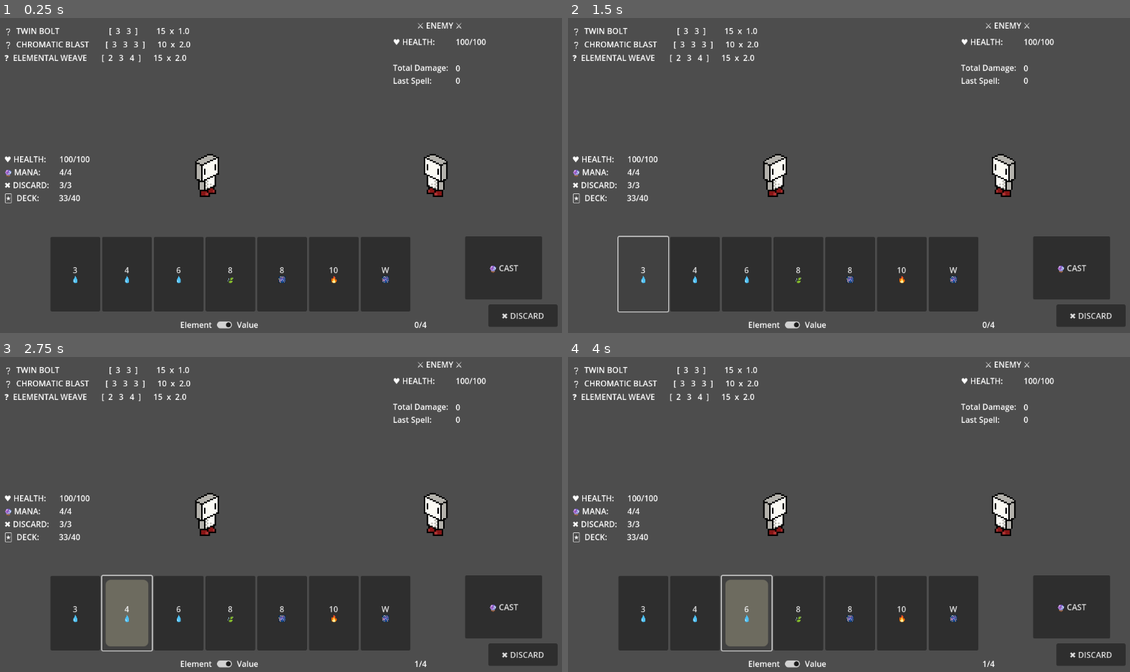
Above: before the commit, frames 1-4 (two rows, left to right).
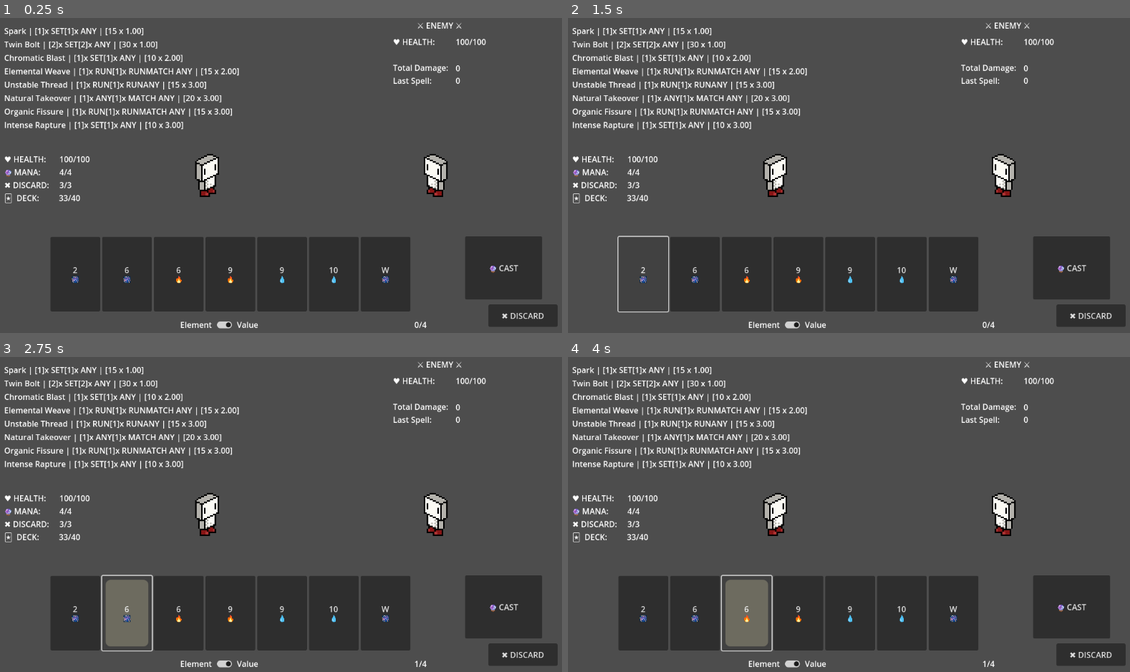
Above: after the commit, the same moments.

Repository: itsdotnickscott/wizard_card_game
Game: Godot game, scene res://scenes/battle.tscn
Same seed, same stepped clock (60 frames per second), same inputs: the game is played once before the commit and once after it.
Inputs (mouse positions are in pixels of both pictures, inside the frame that each line leads up to):
- Up to frame 1 (0.25 s): no input
- Up to frame 2 (1.5 s): click (641, 273) at 0.5 s, where only the run before the commit has a clickable "3 💧"; click (641, 273) at 1.25 s, where only the run after the commit has a clickable "2 🎆"
- Up to frame 3 (2.75 s): click (129, 612) at 2 s, where only the run before the commit has a clickable "4 💧"
- Up to frame 4 (4 s): click (697, 612) at 2.75 s, where only the run after the commit has a clickable "6 🎆"; click (747, 612) at 3.5 s, where only the run before the commit has a clickable "6 💧"

The runs differ from the first frame. In frame 1, 3.2% of the frame differs, in the area x 0-60%, y 3-85%; in frame 2, 3.2%; in frame 3, 3.2%; in frame 4, 3.2%.

Commit message:
reworking analysis class
changing infrastructure to better support future, more complex spells. still a wip but mostly functioning with some bugs

Diff:
--- a/scripts/analysis.gd
+++ b/scripts/analysis.gd
@@ -3,6 +3,7 @@
 
 const LOW_CARD = 2
 const HIGH_CARD = 11
+const HAND_SIZE = 7
 
 
 var spellbook: Array[Spell]
@@ -17,31 +18,304 @@
 ## Prints out details of each spell into the console.
 func analyze_spells() -> void:
 	for spell in spellbook:
-		print_spell_info(spell)
+		print(get_spell_info(spell))
 		calc_dmg_stats(spell)
 		sample_probabilities(spell)
 		print()
 
 
 ## Prints the title and hand composition of a [param spell] onto the console.
-func print_spell_info(spell: Spell) -> void:
-	var subtitle := str(spell.quantity) + " "
-
-	match spell.rank_combo:
+static func get_spell_info(spell: Spell) -> String:
+	var subtitle := str(spell.quantity) + "x "
+
+	for i in range(spell.parts()):
+		match spell.rank_combo[i]:
+			Spell.RankCombo.SET:
+				subtitle += "SET"
+			Spell.RankCombo.RUN:
+				subtitle += "RUN"
+			Spell.RankCombo.ANY:
+				subtitle += "ANY"
+
+		subtitle += " of %d, " % [spell.card_amt]
+
+		match spell.elem_combo[i]:
+			Spell.ElemCombo.ANY:
+				subtitle += "ANY"
+			Spell.ElemCombo.MATCH_ANY:
+				subtitle += "MATCH ANY"
+
+		subtitle += " | "
+
+	subtitle += "[%d x %0.2f]" % [spell.base, spell.multi]
+
+	return spell.name + " | " + subtitle
+
+
+## Given a [param spell], calculate its min, avg, and max damage values.
+func calc_dmg_stats(spell: Spell) -> void:
+	var min_dmg: float = spell.base
+	var avg_dmg: float = spell.base
+	var max_dmg: float = spell.base
+
+	for i in range(spell.parts()):
+		match spell.rank_combo[i]:
+			Spell.RankCombo.SET, Spell.RankCombo.ANY:
+				for j in range(spell.quantity[i]):
+					min_dmg += (LOW_CARD + j) * spell.card_amt[i]
+					avg_dmg += ((LOW_CARD + HIGH_CARD) / 2.0) * spell.card_amt[i]
+					max_dmg += (HIGH_CARD - j) * spell.card_amt[i]
+
+			Spell.RankCombo.RUN:
+				min_dmg += (LOW_CARD + 1) * spell.card_amt[i] * spell.quantity[i]
+
+				var run_avg = func() -> float:
+					var val: float = 0
+					# Calculates main run hands (ie 2 3 4 to 9 10 11)
+					for j in range(HIGH_CARD - LOW_CARD - 1):
+						for k in range(spell.card_amt[i]):
+							val += LOW_CARD + i + j
+
+					# Calculates bridging run (ie 11 2 3)
+					val += HIGH_CARD
+					for j in range(spell.card_amt[i] - 1):
+						val += LOW_CARD + j
+
+					# 9 ways to make a run, avg value of run
+					return val / (HIGH_CARD - LOW_CARD) * spell.quantity[i]
+
+				avg_dmg += run_avg.call()
+				max_dmg += (HIGH_CARD - 1) * spell.card_amt[i] * spell.quantity[i]
+
+	min_dmg *= spell.multi
+	avg_dmg *= spell.multi
+	max_dmg *= spell.multi
+
+	print("min damage: ", min_dmg)
+	print("avg damage: ", avg_dmg)
+	print("max damage: ", max_dmg)
+
+
+## Returns [code][true][/code] if [param card1] and [param card2] are matching the
+## element [param combo].
+static func check_elem_combo(combo: Spell.ElemCombo, card1: Card, card2: Card) -> bool:
+	match combo:
+		Spell.ElemCombo.ANY:
+			return true
+
+		Spell.ElemCombo.MATCH_ANY:
+			return card1.element == card2.element
+
+		_:
+			return false
+
+
+## Returns a [Dictionary] with the amount of each rank in [param hand].
+static func count_ranks(hand: Array[Card]) -> Dictionary:
+	var ranks: Dictionary = {}
+
+	for card in hand:
+		if card.rank not in ranks.keys():
+			ranks[card.rank] = 1
+		else:
+			ranks[card.rank] += 1
+
+	return ranks
+
+
+## Returns a [Dictionary] with the amount of each [member Card.element] in [param hand].
+static func count_elems(hand: Array[Card]) -> Dictionary:
+	var elems: Dictionary = {}
+
+	for card in hand:
+		if card.element not in elems.keys():
+			elems[card.element] = 1
+		else:
+			elems[card.element] += 1
+
+	return elems
+
+
+## Simulates hands and prints the probability the drawn hand matches the given [param spell].
+func sample_probabilities(spell: Spell) -> void:
+	var result = 0
+	var samples = 1000
+
+	for i in range(samples):
+		deck.shuffle()
+		var hand: Array[Card] = []
+		for j in range(HAND_SIZE):
+			hand.append(deck[j])
+
+		if has_valid_spell(spell, hand):
+			result += 1
+
+	print("%d (%0.2f%%)" % [result, float(result) / samples * 100])
+
+
+## Returns [code]true[/code] if the given hand has cards within that can be used to cast the
+## [param spell].
+func has_valid_spell(spell: Spell, hand: Array[Card]) -> bool:
+	sort_cards(hand, true)
+
+	for i in range(spell.parts()):
+		if not has_valid_hand(hand, spell, i):
+			return false
+
+	return true
+
+
+## Returns [code][true][/code] if [Card] objects in [param hand] is able to make a set
+## of [param card_amt].
+func has_valid_hand(hand: Array[Card], spell: Spell, part: int) -> bool:
+	var combos := []
+	match spell.rank_combo[part]:
 		Spell.RankCombo.SET:
-			subtitle += "SET"
+			combos = get_valid_sets(hand, spell, part)
+
 		Spell.RankCombo.RUN:
-			subtitle += "RUN"
-
-	subtitle += " of %d " % [spell.card_amt]
-
-	match spell.elem_combo:
-		Spell.ElemCombo.ANY:
-			subtitle += "ANY"
-		Spell.ElemCombo.MATCH_ANY:
-			subtitle += "MATCH ANY"
-
-	print(spell.name + " | " + subtitle)
+			combos = get_valid_runs(hand, spell, part)
+
+		Spell.RankCombo.ANY when spell.elem_combo[part] == Spell.ElemCombo.MATCH_ANY:
+			combos = get_valid_match_anys(hand, spell, part)
+
+	var count := 0
+	var used := []
+
+	combos.reverse()
+	for combo in combos:
+		var new := true
+		for card in used:
+			if card in combo:
+				new = false
+
+		if new:
+			count += 1
+			used += combo
+
+			if count == spell.quantity[part]:
+				return true
+	return false
+
+
+static func get_valid_sets(hand: Array[Card], spell: Spell, part: int) -> Array:
+	var by_rank := {}
+	for card in hand:
+		if by_rank.has(card.rank):
+			by_rank[card.rank].append(card)
+		else:
+			by_rank[card.rank] = [card]
+
+	var sets := []
+	for cards in by_rank.values():
+		if cards.size() >= spell.card_amt[part]:
+			sets.append(cards)
+
+	var hands := []
+	for s in sets:
+		hands += _get_set_combinations(s, spell.card_amt[part])
+
+	#print(hands)
+	return hands
+
+
+static func get_valid_runs(hand: Array[Card], spell: Spell, part: int) -> Array:
+	var runs := []
+	for card in hand:
+		if runs.size() == 0:
+			runs.append([card])
+
+		else:
+			var added := false
+			for r in runs:
+				# Last card of run is 1 below current card
+				if card.rank == r[-1].rank + 1:
+					if check_elem_combo(spell.elem_combo[part], r[-1], card):
+						r.append(card)
+						added = true
+						break
+
+			if not added:
+				# Check if W and 2 can be bridged first
+				if card.rank == 11:
+					for r in runs:
+						if r[0].rank == 2:
+							if check_elem_combo(spell.elem_combo[part], r[-1], card):
+								r.append(card)
+								break
+						elif r[0].rank > 2:
+							break
+				else:
+					runs.append([card])
+
+	var hands := []
+	for r in runs:
+		if r.size() > spell.card_amt[part]:
+			hands += _get_run_combinations(r, spell.card_amt[part])
+		elif r.size() == spell.card_amt[part]:
+			hands.append(r)
+
+	#print(hands)
+	return hands
+
+
+static func get_valid_match_anys(hand: Array[Card], spell: Spell, part: int) -> Array:
+	var by_elem := {}
+	for card in hand:
+		if by_elem.has(card.element):
+			by_elem[card.element].append(card)
+		else:
+			by_elem[card.element] = [card]
+
+	var sets := []
+	for cards in by_elem.values():
+		if cards.size() >= spell.card_amt[part]:
+			sets.append(cards)
+
+	var hands := []
+	for s in sets:
+		hands += _get_set_combinations(s, spell.card_amt[part])
+
+	#print(hands)
+	return hands
+
+
+static func _get_run_combinations(cards: Array, size: int) -> Array:
+	var combinations := []
+
+	if cards[0].rank == 2 and cards[-1].rank == 11:
+		cards.push_front(cards.pop_back())
+
+	for i in range(cards.size() - size + 1):
+		var smaller_combination := []
+		for j in range(size):
+			smaller_combination.append(cards[j + i])
+
+		combinations.append(smaller_combination)
+
+	return combinations
+
+
+static func _get_set_combinations(cards: Array, size: int) -> Array:
+	# Base cases
+	if size == 0:
+		return [[]]  # Return a 2D array with an empty combination
+	if size > cards.size():
+		return []  # No combinations possible
+
+    # Recursive step: take one card and find combinations of the rest
+	var combinations := []
+
+	for i in range(cards.size()):
+		var card: Card = cards[i]
+		var remaining_cards := cards.slice(i + 1)  # Take cards after the current one
+		var smaller_combinations := _get_set_combinations(remaining_cards, size - 1)
+
+		for combination in smaller_combinations:
+			combinations.append([card] + combination)
+
+	return combinations
+
 
 ## Given an [Array] of [Card] objects, find the spell matching the selection and calculate its
 ## damage value.
@@ -62,155 +336,6 @@
 	return 0
 
 
-## Given a [param spell], calculate its min, avg, and max damage values.
-func calc_dmg_stats(spell: Spell) -> void:
-	var min_dmg: float = spell.base
-	var avg_dmg: float = spell.base
-	var max_dmg: float = spell.base
-
-	if spell.rank_combo == Spell.RankCombo.SET:
-		min_dmg += LOW_CARD * spell.card_amt
-		avg_dmg += ((LOW_CARD + HIGH_CARD) / 2.0) * spell.card_amt
-		max_dmg += HIGH_CARD * spell.card_amt
-
-	elif spell.rank_combo == Spell.RankCombo.RUN:
-		min_dmg += (LOW_CARD + 1) * spell.card_amt
-
-		var run_avg = func() -> float:
-			var val: float = 0
-			# Calculates main run hands (ie 2 3 4 to 9 10 11)
-			for i in range(HIGH_CARD - LOW_CARD - 1):
-				for j in range(spell.card_amt):
-					val += LOW_CARD + i + j
-
-			# Calculates bridging run (ie 11 2 3)
-			val += HIGH_CARD
-			for j in range(spell.card_amt - 1):
-				val += LOW_CARD + j
-
-			# 9 ways to make a run, avg value of run
-			return val / (HIGH_CARD - LOW_CARD)
-
-		avg_dmg += run_avg.call()
-		max_dmg += (HIGH_CARD - 1) * spell.card_amt
-
-	min_dmg *= spell.multi
-	avg_dmg *= spell.multi
-	max_dmg *= spell.multi
-
-	print("min damage: ", min_dmg)
-	print("avg damage: ", avg_dmg)
-	print("max damage: ", max_dmg)
-
-
-## Returns a [Dictionary] with the amount of each rank in [param hand].
-func gather_ranks(hand: Array[Card]) -> Dictionary:
-	var ranks: Dictionary = {}
-
-	for card in hand:
-		if card.rank not in ranks.keys():
-			ranks[card.rank] = 1
-		else:
-			ranks[card.rank] += 1
-
-	return ranks
-
-
-## Returns a [Dictionary] with the amount of each [member Card.element] in [param hand].
-func gather_elems(hand: Array[Card]) -> Dictionary:
-	var elems: Dictionary = {}
-
-	for card in hand:
-		if card.element not in elems.keys():
-			elems[card.element] = 1
-		else:
-			elems[card.element] += 1
-
-	return elems
-
-
-## Simulates hands and prints the probability the drawn hand matches the given [param spell].
-func sample_probabilities(spell: Spell) -> void:
-	var result = 0
-	var samples = 10000
-	for i in range(samples):
-		deck.shuffle()
-		var hand: Array[Card] = [deck[0], deck[1], deck[2], deck[3], deck[4], deck[5], deck[6]]
-		if has_valid_spell(spell, hand):
-			result += 1
-
-	print("%d (%0.2f%%)" % [result, float(result) / samples * 100])
-
-
-## Returns [code]true[/code] if the given hand has cards within that can be used to cast the
-## [param spell].
-func has_valid_spell(spell: Spell, hand: Array[Card]) -> bool:
-	sort_cards(hand, true)
-
-	match spell.rank_combo:
-		Spell.RankCombo.SET:
-			if not has_valid_set(hand, spell.card_amt):
-				return false
-
-		Spell.RankCombo.RUN:
-			if not has_valid_run(hand, spell.card_amt, spell.elem_combo):
-				return false
-
-	return true
-
-
-## Returns [code][true][/code] if [Card] objects in [param hand] is able to make a set
-## of [param card_amt].
-func has_valid_set(hand: Array[Card], card_amt: int) -> bool:
-	for num in gather_ranks(hand).values():
-		if num >= card_amt:
-			#print("true: ", hand)
-			return true
-
-	#print("false: ", hand)
-	return false
-
-
-## Returns [code][true][/code] if [Card] objects in [param hand] is able to make a run
-## of [param card_amt].
-func has_valid_run(hand: Array[Card], card_amt: int, elem_combo: Spell.ElemCombo) -> bool:
-	for i in range(hand.size()):
-		var run = 1
-		var last = hand[i].rank
-
-		for j in range(i+1, hand.size()):
-			if hand[j].rank == last + 1:
-				if not check_elem_combo(elem_combo, hand[i], hand[j]):
-					continue
-
-				run += 1
-				last = hand[j].rank
-
-				if run >= card_amt:
-					#print("true: ", hand)
-					return true
-
-		# Check for W card bridge (W 2 3)
-		if hand[i].rank == 11:
-			run = 1
-			last = 11
-
-			for j in range(hand.size()):
-				if hand[j].rank == last + 1 or (last == 11 and hand[j].rank == 2):
-					if not check_elem_combo(elem_combo, hand[i], hand[j]):
-						continue
-
-					run += 1
-					last = hand[j].rank
-
-					if run >= card_amt:
-						#print("true: ", hand)
-						return true
-
-	#print("false: ", hand)
-	return false
-
-
 ## Sorts [member Player.hand] by [member Card.rank] if [param by_rank] is [code]true[/code].
 ## Otherwise, it sorts it by [member Card.element]. Modifies the existing [Array].
 static func sort_cards(cards: Array[Card], by_rank: bool) -> void:
@@ -234,64 +359,62 @@
 
 ## Returns [code]true[/code] if given [param hand] works for [param spell].
 static func is_valid_spell(spell: Spell, hand: Array[Card]) -> bool:
-	if hand.size() != spell.card_amt:
+	if hand.size() != spell.size():
 		return false
 
 	sort_cards(hand, true)
 
-	match spell.rank_combo:
-		Spell.RankCombo.SET:
-			if not is_valid_set(hand, spell.elem_combo):
-				return false
-
-		Spell.RankCombo.RUN:
-			if not is_valid_run(hand, spell.elem_combo):
-				return false
+	var combos := []
+	for i in range(spell.parts()):
+		var part := []
+		match spell.rank_combo[i]:
+			Spell.RankCombo.SET:
+				part = get_valid_sets(hand, spell, i)
+
+			Spell.RankCombo.RUN:
+				part = get_valid_runs(hand, spell, i)
+
+			Spell.RankCombo.ANY when spell.elem_combo[i] == Spell.ElemCombo.MATCH_ANY:
+				part = get_valid_match_anys(hand, spell, i)
+
+		combos.append(part)
+
+	if get_unique_valid_hand(spell, combos).is_empty():
+		return false
 
 	return true
 
 
-## Returns [code][true][/code] if every [Card] in [param hand] have the same
-## [member Card.rank].
-static func is_valid_set(hand: Array[Card], elem_combo: Spell.ElemCombo) -> bool:
-	for i in range(hand.size() - 1):
-		if hand[i].rank != hand[i + 1].rank:
-			return false
-
-		if not check_elem_combo(elem_combo, hand[i], hand[i + 1]):
-			return false
-
-	return true
-
-
-## Returns [code][true][/code] if every [Card] in [param hand] are in ascending
-## [member Card.rank].
-static func is_valid_run(hand: Array[Card], elem_combo: Spell.ElemCombo) -> bool:
-	for i in range(hand.size() - 1):
-		if hand[i].rank != (hand[i + 1].rank - 1):
-			# Checks for W card bridge (W 2 3)
-			if i == hand.size() - 2 and hand[0].rank == 2 and hand[i + 1].rank == 11:
-				if (not check_elem_combo(elem_combo, hand[i], hand[0]) or
-					not check_elem_combo(elem_combo, hand[i + 1], hand[0])):
-					return false
-				return true
-			return false
-
-		if not check_elem_combo(elem_combo, hand[i], hand[i + 1]):
-			return false
-
-	return true
-
-
-## Returns [code][true][/code] if [param card1] and [param card2] are matching the
-## element [param combo].
-static func check_elem_combo(combo: Spell.ElemCombo, card1: Card, card2: Card) -> bool:
-	match combo:
-		Spell.ElemCombo.ANY:
-			return true
-
-		Spell.ElemCombo.MATCH_ANY:
-			return card1.element == card2.element
-
-		_:
-			return false
+static func get_unique_valid_hand(spell: Spell, combos: Array) -> Array:
+	var combinations := []
+	# A part represents ways to make up one part of the spell given the hand
+	# ie. a 2-pair could represent [[Card(2,0), Card(2,1)], [Card(3,0), Card(3,1)]]
+	for part in combos:
+		var used := []
+		var unique := true
+
+		# A small hand represents certain cards that make up the part in whole
+		# ie. a 2-pair could have small hand [Card(2,0), Card(2,1)]
+		for small_hand in part:
+			for card in small_hand:
+				if card in used:
+					unique = false
+					break
+				used.append(card)
+
+			if not unique:
+				break
+
+		if not unique:
+			return []
+
+		var result = []
+		for small_hand in part:
+			result += small_hand
+		combinations.append(result)
+
+	for combo in combinations:
+		if combo.size() == spell.size():
+			return combo
+
+	return []
--- a/scripts/battle.gd
+++ b/scripts/battle.gd
@@ -31,11 +31,14 @@
 func cast_action(selected_cards: Array[Card]) -> void:
 	var spell := player.cast_cards(selected_cards)
 
-	var dmg := Analysis.calc_dmg(selected_cards, spell)
-	enemy.take_dmg(dmg)
-	total_dmg += dmg
+	if spell == null:
+		print("No spell found!")
+	else:
+		var dmg := Analysis.calc_dmg(selected_cards, spell)
+		enemy.take_dmg(dmg)
+		total_dmg += dmg
 
-	battle_ui.update_enemy_stats(enemy, dmg, total_dmg)
+		battle_ui.update_enemy_stats(enemy, dmg, total_dmg)
 
 	player_turn()
 
--- a/scripts/battle_ui.gd
+++ b/scripts/battle_ui.gd
@@ -7,6 +7,7 @@
 
 
 @onready var player_hand_ui: HBoxContainer = get_node("Hand")
+@onready var player_spell_ui: VBoxContainer = get_node("Spells")
 @onready var sort_toggle: CheckButton = get_node("SortToggle")
 
 
@@ -35,6 +36,7 @@
 ## Refreshes the Battle UI using the information from the [Player].
 func update_display(player: Player, enemy: Enemy) -> void:
 	update_player_hand(player.hand)
+	update_player_spells(player.spellbook)
 	update_player_stats(player)
 	update_enemy_stats(enemy)
 
@@ -45,6 +47,20 @@
 	$PlayerStats/DiscardValue.text = "%d/%d" % [player.discards_left, player.max_discards]
 	$PlayerStats/DeckValue.text = "%d/%d" % [player.deck.size(), deck_size]
 	$SelectLabel.text = "%d/%d" % [selected_cards.size(), select_limit]
+
+
+func update_player_spells(spells: Array[Spell]) -> void:
+	# TODO: Optimize a way to only update new/removed spells
+
+	# Delete current labels
+	for child in player_spell_ui.get_children():
+		player_spell_ui.remove_child(child)
+
+	# Create new labels for each spell
+	for spell in spells:
+		var label := Label.new()
+		label.text = Analysis.get_spell_info(spell)
+		player_spell_ui.add_child(label)
 
 
 func update_player_hand(hand: Array[Card]) -> void:
--- a/scripts/player.gd
+++ b/scripts/player.gd
@@ -52,7 +52,7 @@
 func discard_cards(selected_cards: Array[Card]) -> bool:
 	if discards_left == 0:
 		print("out of discards")
-		return false
+		#return false
 
 	discards_left -= 1
 	for card in selected_cards:
@@ -99,18 +99,17 @@
 func _create_base_deck() -> Array[Card]:
 	var new_deck: Array[Card] = []
 
-	for t in range(1):
-		var val := 2
-		var elem := 0
+	var val := 2
+	var elem := 0
 
-		for i in range(10):
-			for j in range(4):
-				var new_card: Card = card_scene.instantiate()
-				new_card.init(val, elem)
-				new_deck.append(new_card)
-				elem += 1
-			val += 1
-			elem = 0
+	for i in range(10):
+		for j in range(4):
+			var new_card: Card = card_scene.instantiate()
+			new_card.init(val, elem)
+			new_deck.append(new_card)
+			elem += 1
+		val += 1
+		elem = 0
 
 	return new_deck
 
@@ -118,30 +117,17 @@
 ## Returns three starting [Spell] objects, Twin Bolts (Set, 2 Cards, Any), Chromatic Weave
 ## (Run, 3 Cards, Match Any), and Elemental Blast (Set, 3 Cards, Any)).
 func _create_base_spellbook() -> Array[Spell]:
-	var bolt := Spell.new(
-		"Twin Bolt",
-		Spell.RankCombo.SET, Spell.ElemCombo.ANY,
-		2, 1, 15, 1.0
-	)
-	var blast := Spell.new(
-		"Chromatic Blast",
-		Spell.RankCombo.SET,
-		Spell.ElemCombo.ANY,
-		3, 1, 10, 2.0
-	)
-	var weave := Spell.new(
-		"Elemental Weave",
-		Spell.RankCombo.RUN,
-		Spell.ElemCombo.MATCH_ANY,
-		3, 1, 15, 2.0
-	)
-
-	return [bolt, blast, weave]
+	return [
+		Spell.get_from_id("bolt"),
+		Spell.get_from_id("orb"),
+		Spell.get_from_id("blast"),
+		Spell.get_from_id("weave"),
+	]
 
 
 func _ready() -> void:
 	deck = _create_base_deck()
 	max_deck_size = deck.size()
-	spellbook = _create_base_spellbook()
-	var analysis = Analysis.new(spellbook, deck)
+	spellbook = Spell.get_all_spells() #_create_base_spellbook()
+	var analysis = Analysis.new(Spell.get_all_spells(), deck)
 	analysis.analyze_spells()
--- a/scripts/reward.gd
+++ b/scripts/reward.gd
@@ -76,45 +76,42 @@
 
 	"""
 	SPELLBOOK
-		1-card
-
-		- Spark (Any Card)
-			Lvl 1: 5 x 1.0
-
 		2-card
 
-		- *** Twin Bolt (1 Set of 2, Any) [Starting]
+		- *** Twin Bolt (1 Set of 2, Any)
 			Lvl 1: 15 x 1.0
 
 		3-card
 
-		- *** Elemental Weave (1 Run of 3, Match Any) [Starting]
+		- *** Elemental Weave (1 Run of 3, Match Any)
 			Lvl 1: 10 x 2.0
 
-		- *** Chromatic Blast (1 Set of 3, Any) [Starting]
+		- *** Chromatic Blast (1 Set of 3, Any)
 			Lvl 1: 15 x 2.0
 
 		4-card
 
-		- Prismatic Orb (2 Sets of 2, Any)
-			Lvl 1: 20 x 2.0
+		- *** Prismatic Orb (2 Sets of 2, Any)
+			Lvl 1: 30 x 1.0
 
-		- Organic Fissure (1 Run of 4, Match Any)
+		- *** Organic Fissure (1 Run of 4, Match Any)
 			Lvl 1:
 
-		- Intense Rapture (1 Set of 4, Any)
+		- *** Intense Rapture (1 Set of 4, Any)
 			Lvl 1:
 
 		5-card
 
-		- Unstable Thread (1 Run of 5, Match Any)
+		- *** Unstable Thread (1 Run of 5, Any)
 			Lvl 1:
 
-		- Chaotic Force (1 Set of 5, Any)
+		- Chaotic Purge (1 Set of 5, Any)
 			Lvl 1:
 
-		- Natural Takeover (Any of 5, Match Any)
+		- *** Natural Takeover (1 Any of 5, Match Any)
 			Lvl 1:
+
+		- Brilliant Beam ()
 
 		6-card
 
--- a/scripts/spell.gd
+++ b/scripts/spell.gd
@@ -1,28 +1,116 @@
 class_name Spell extends Resource
 
 
-enum RankCombo { RUN, SET, }
+enum RankCombo { SET, RUN, ANY }
 enum ElemCombo { ANY, MATCH_ANY }
 
 
 var name: String
-var rank_combo: RankCombo
-var elem_combo: ElemCombo
-var card_amt: int
-var quantity: int
+var rank_combo: Array[RankCombo]
+var elem_combo: Array[ElemCombo]
+var card_amt: Array[int]
+var quantity: Array[int]
 var base: int
 var multi: float
 
 
 func _init(
 	spell_name: String,
-	val: RankCombo, elem: ElemCombo,
-	size: int, quant: int, base_dmg: int, mult: float
-):
+	rank: Array[RankCombo], elem: Array[ElemCombo],
+	amt: Array[int], quant: Array[int], base_dmg: int, mult: float
+) -> void:
+	if not (
+		rank.size() == elem.size() and elem.size() == amt.size() and amt.size() == quant.size()
+	):
+		print("invalid spell makeup")
+
 	name = spell_name
-	rank_combo = val
+	rank_combo = rank
 	elem_combo = elem
-	card_amt = size
+	card_amt = amt
 	quantity = quant
 	base = base_dmg
 	multi = mult
+
+
+func parts() -> int:
+	return rank_combo.size()
+
+
+func size() -> int:
+	var val = 0
+	for i in range(parts()):
+		val += card_amt[i] * quantity[i]
+	return val
+
+
+func _to_string() -> String:
+	return name
+
+
+static func get_spell_library() -> Dictionary:
+	return {
+		"bolt": Spell.new(
+			"Spark",
+			[Spell.RankCombo.SET], [Spell.ElemCombo.ANY],
+			[2], [1], 15, 1.0
+		),
+
+		"orb": Spell.new(
+			"Twin Bolt",
+			[Spell.RankCombo.SET], [Spell.ElemCombo.ANY],
+			[2], [2], 30, 1.0
+		),
+
+		"blast": Spell.new(
+			"Chromatic Blast",
+			[Spell.RankCombo.SET], [Spell.ElemCombo.ANY],
+			[3], [1], 10, 2.0
+		),
+
+		"weave": Spell.new(
+			"Elemental Weave",
+			[Spell.RankCombo.RUN], [Spell.ElemCombo.MATCH_ANY],
+			[3], [1], 15, 2.0
+		),
+
+		"thread": Spell.new(
+			"Unstable Thread",
+			[Spell.RankCombo.RUN], [Spell.ElemCombo.ANY],
+			[5], [1], 15, 3.0
+		),
+
+		"takeover": Spell.new(
+			"Natural Takeover",
+			[Spell.RankCombo.ANY], [Spell.ElemCombo.MATCH_ANY],
+			[5], [1], 20, 3.0
+		),
+
+		"fissure": Spell.new(
+			"Organic Fissure",
+			[Spell.RankCombo.RUN], [Spell.ElemCombo.MATCH_ANY],
+			[4], [1], 15, 3.0
+		),
+
+		"rapture": Spell.new(
+			"Intense Rapture",
+			[Spell.RankCombo.SET], [Spell.ElemCombo.ANY],
+			[4], [1], 10, 3.0
+		),
+	}
+
+
+static func get_all_spells() -> Array[Spell]:
+	var spells: Array[Spell] = []
+	for spell in get_spell_library().values():
+		spells.append(spell)
+	return spells
+
+
+static func get_from_id(id: String) -> Spell:
+	var lib = get_spell_library()
+
+	if lib.has(id):
+		return lib[id]
+	else:
+		return null
